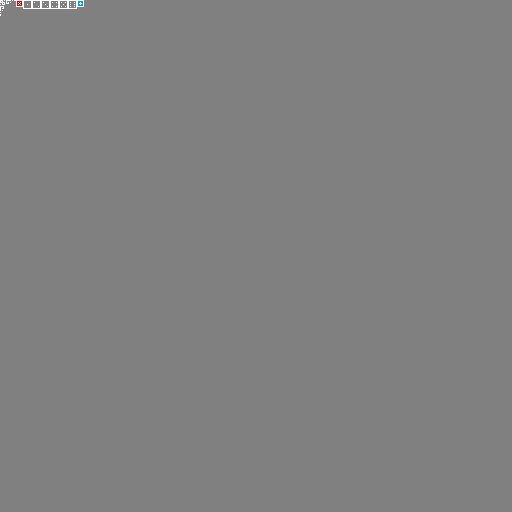
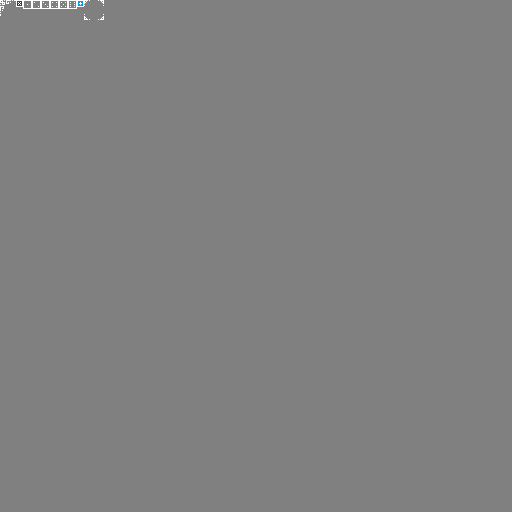
Layered file, before and after one edit (512 x 512). Changes by layer:
painted on "Background" over <box>84,0,104,20</box>
